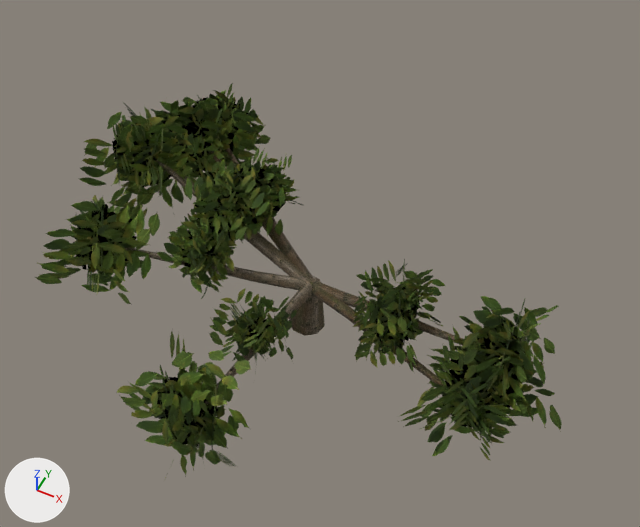
One commit to the glTF model assets/models/tree/fig_2.glb: the scene before it, then after it.
Camera for both pictures: a camera (50 mm lens) standing at (6.91, -13.15, 18.38) and looking at (0.67, -0.67, 2.79). Lighting does not change. The marker at lower left points along +X, +Y and +Z. The older version comes first. Vertices at exactly the same position are counted once.

In view in the first picture: 'fig'.
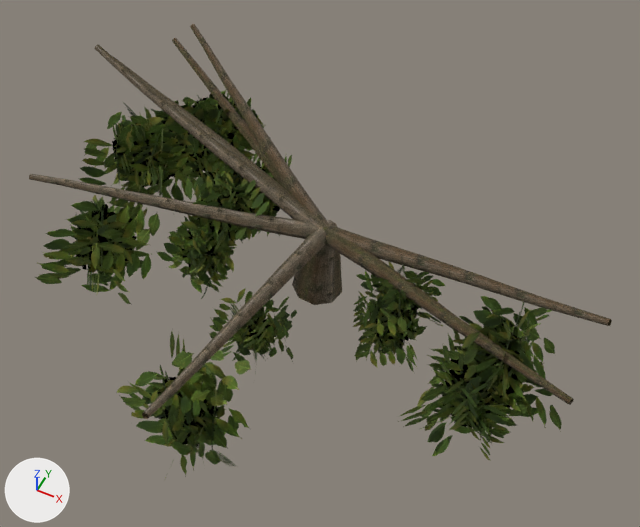
Where the newer file only moved an object's origin or applied its transform, the numbers keep the older frame.

Scene script edits in JSON lines:
```json
{"block": "me_woodmesh", "where": "# used by ob_fig; location = (0.0, 0.0, 0.0)"}
{"op": "remove", "block": "me_woodmesh", "code": "me_woodmesh.from_pydata(...)  # 2332 vertices, 1968 faces; spans x -6.86..7.22, y -7.34..4.5, z -0.62..4.49"}
{"op": "add", "block": "me_woodmesh", "code": "me_woodmesh.from_pydata(...)  # 2250 vertices, 1968 faces; spans x -6.86..7.22, y -7.34..4.5, z 0.31..5.39"}
{"block": "me_woodmesh", "change": "me_woodmesh part 1: the loose piece of 88 vertices spanning x -0.16..5.13, y -2.13..0.23, z 0.78..1.77 is deleted"}
{"block": "me_woodmesh", "change": "me_woodmesh part 2: the loose piece of 88 vertices spanning x -5.09..0.35, y -1.74..0.21, z 0.78..1.67 is deleted"}
{"block": "me_woodmesh", "change": "me_woodmesh part 3: the loose piece of 40 vertices spanning x -0.55..0.43, y -0.47..0.5, z -0.62..1.01 is deleted"}
{"block": "me_woodmesh", "change": "me_woodmesh part 4: 528 vertices removed from x -5.07..5.24, y -5.33..2.9, z 0.76..3.11; 662 vertices added at x -6.86..7.22, y -6.73..4.5, z 0.31..5.39"}
```

Location of each change, [x1, y1, x2, y2] in pixels of the pictures (640 x 527 px; the box of a moved part takes in the faces that stretch with it):
```json
{"object": "fig", "change": "reshaped", "before": [35, 83, 562, 478], "after": [29, 24, 612, 478], "on screen": "11% wider, 15% taller"}
{"part": 1, "of": "me_woodmesh", "change": "deleted", "before": [310, 282, 449, 387]}
{"part": 2, "of": "me_woodmesh", "change": "deleted", "before": [125, 248, 320, 290]}
{"part": 3, "of": "me_woodmesh", "change": "deleted", "before": [289, 295, 325, 336], "on screen": "brown"}
{"part": 4, "of": "me_woodmesh", "change": "moved or reshaped", "before": [148, 148, 488, 405], "after": [29, 24, 612, 419]}
```
